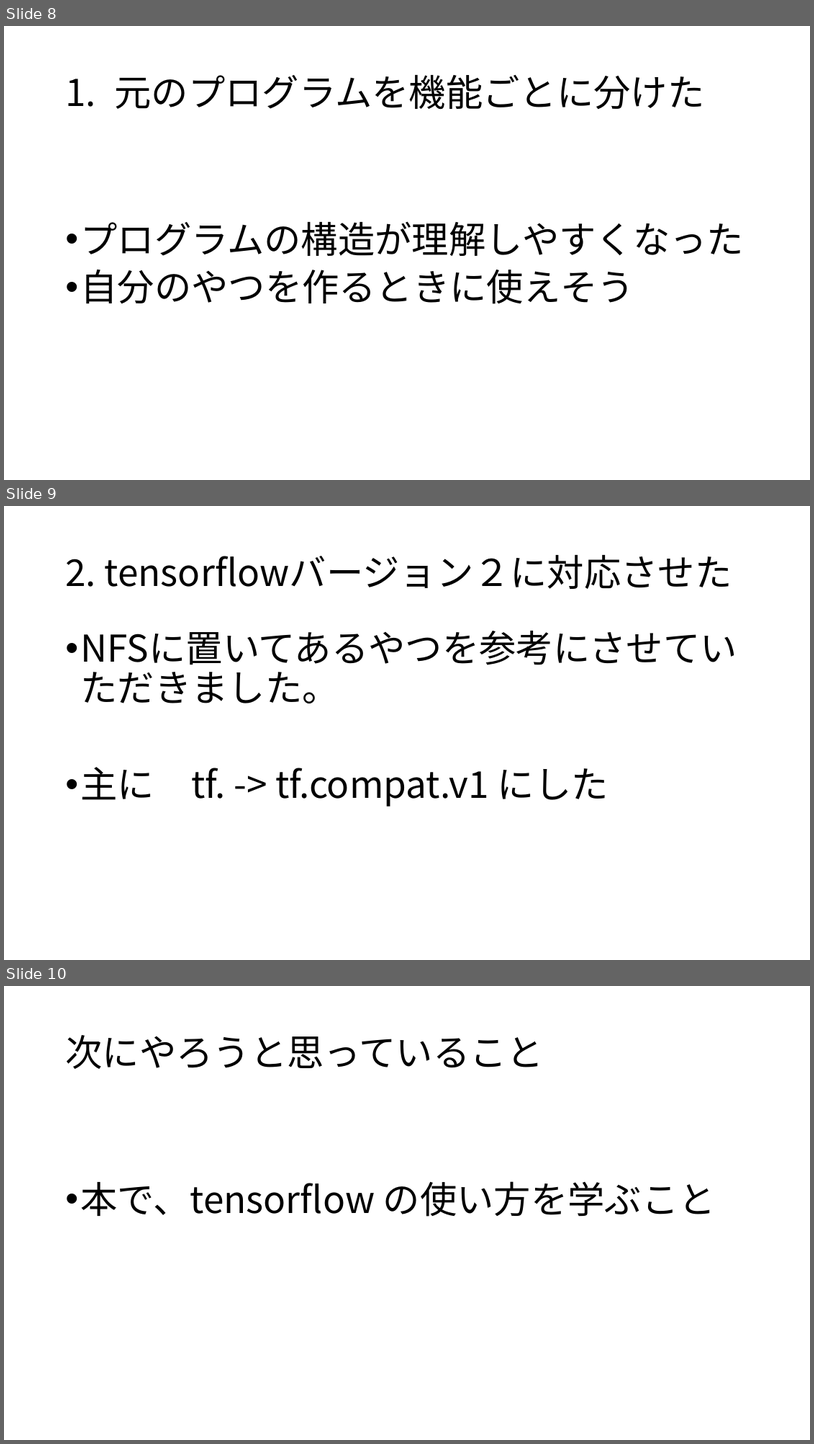
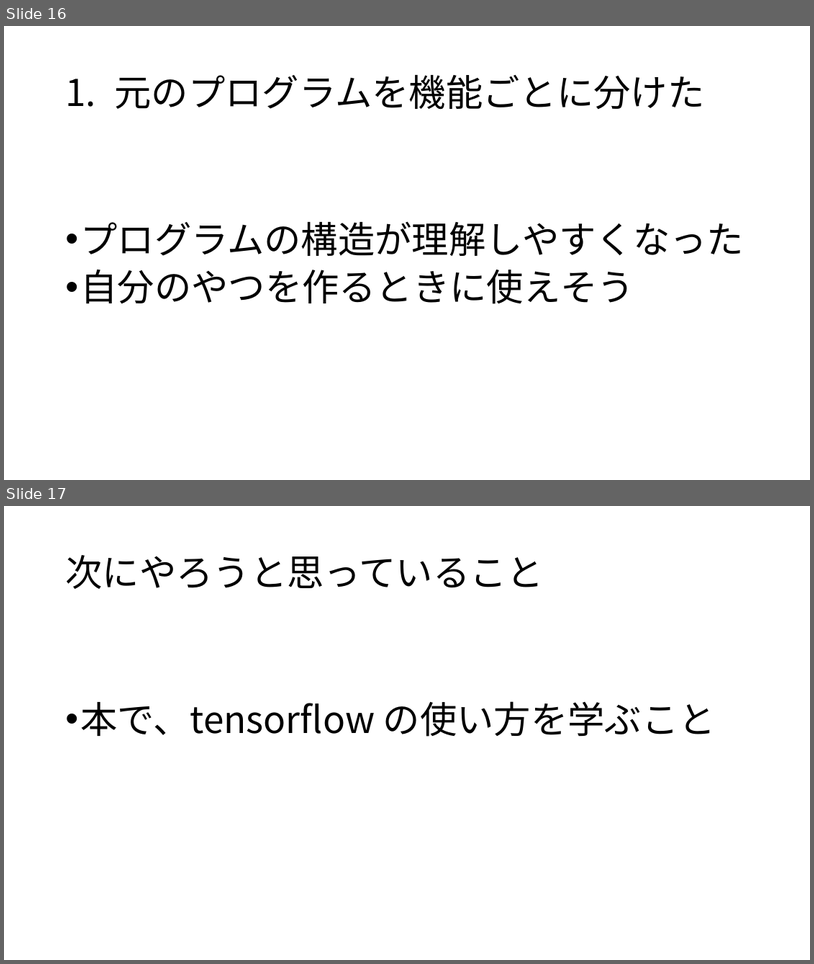
Before and after one commit to s1250103/Public_mori-lab, a slide deck: スライド/9.2~.pptx. Shown one above the other, each under a label of ours: slides 8, 9 and 10 before the commit, slides 16 and 17 after it. The pictures are 814x1444 and 814x964 pixels, drawn with LibreOffice and Linux fonts; fonts in the diff are those of the drawing. Boxes give left, top, right and bottom in pixels: in the first picture for what was removed or moved away, otherwise in the second. Text is boxed around its words. In the diff, an @@ line names an element or a change of style, - is before the commit and + after.

```diff
--- a/スライド/9.2~.pptx
+++ b/スライド/9.2~.pptx
@@ slide 9 removed at (4,506,810,960), background #FFFFFF @@
@@ title removed at (65,555,733,589) @@
-2. tensorflowバージョン２に対応させた
@@ text removed at (80,664,609,806) @@
-• NFSに置いてあるやつを参考にさせていただきました。
-• 主に tf. -> tf.compat.v1 にした
@@ what was slide 8 is now slide 16 @@
@@ what was slide 10 is now slide 17 @@
```
Also in this commit, not shown: 3 slides changed, 9 slides added, 1 other slide removed, 5 other files.
